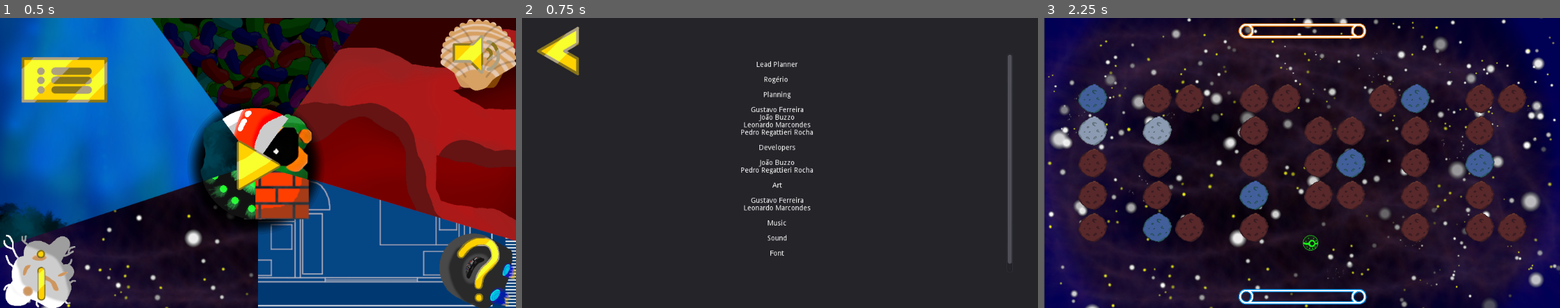
Above: before the commit, frames 1-3 (left to right).
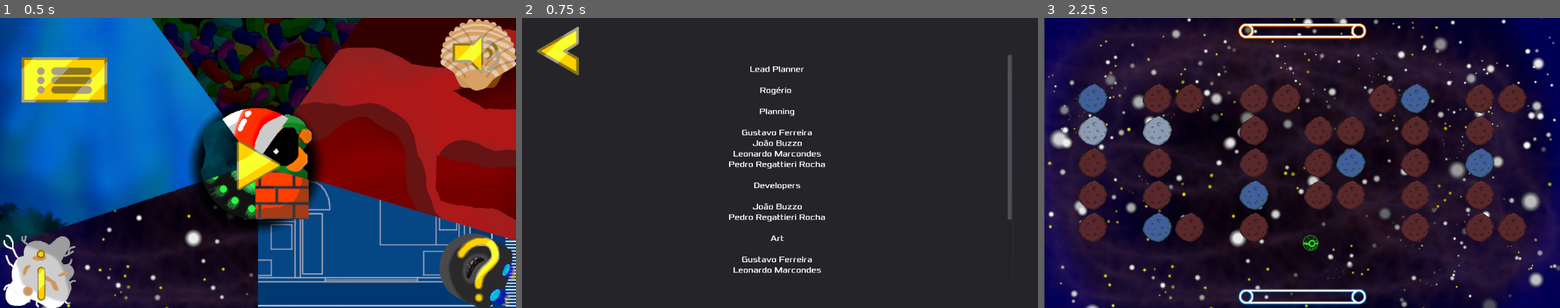
Above: after the commit, the same moments.

Repository: lswgamer/VOSES-Multiplayer
Game: Godot game, scene res://Scenes/MainMenu.tscn
Two runs of this game, one before a commit and one after it. Both use one fixed random seed, a clock stepped at 60 frames per second and the inputs below.
Inputs (mouse positions are in pixels of both pictures, inside the frame that each line leads up to):
- Up to frame 1 (0.5 s): no input
- Up to frame 2 (0.75 s): click (563, 270) at 0.5 s
- Up to frame 3 (2.25 s): click (1080, 49) at 1.25 s; click (1302, 163) at 2 s

Frame 1 is identical in both runs. In frame 2, 2.8% of the frame differs, in the area x 40-95%, y 14-88%; in frame 3, nothing differs.

Commit message:
New font added to Credit Scene

Diff:
--- a/Breakout/Scenes/Credits.tscn
+++ b/Breakout/Scenes/Credits.tscn
@@ -1,7 +1,11 @@
-[gd_scene load_steps=3 format=2]
+[gd_scene load_steps=5 format=2]
 
 [ext_resource path="res://Scripts/Credits.gd" type="Script" id=1]
 [ext_resource path="res://Assets/menu/back_button.png" type="Texture" id=2]
+[ext_resource path="res://Assets/Font/Xolonium-Regular.ttf" type="DynamicFontData" id=3]
+
+[sub_resource type="DynamicFont" id=1]
+font_data = ExtResource( 3 )
 
 [node name="Control" type="Control"]
 anchor_right = 1.0
@@ -17,10 +21,11 @@
 anchor_top = 0.5
 anchor_right = 0.5
 anchor_bottom = 0.5
-margin_left = -461.5
+margin_left = -461.0
 margin_top = -217.0
-margin_right = 461.5
-margin_bottom = 217.0
+margin_right = 462.0
+margin_bottom = 238.0
+custom_fonts/normal_font = SubResource( 1 )
 bbcode_enabled = true
 bbcode_text = "[center]
 Lead Planner
Binary file added: Breakout/Assets/Font/Xolonium-Regular.ttf
